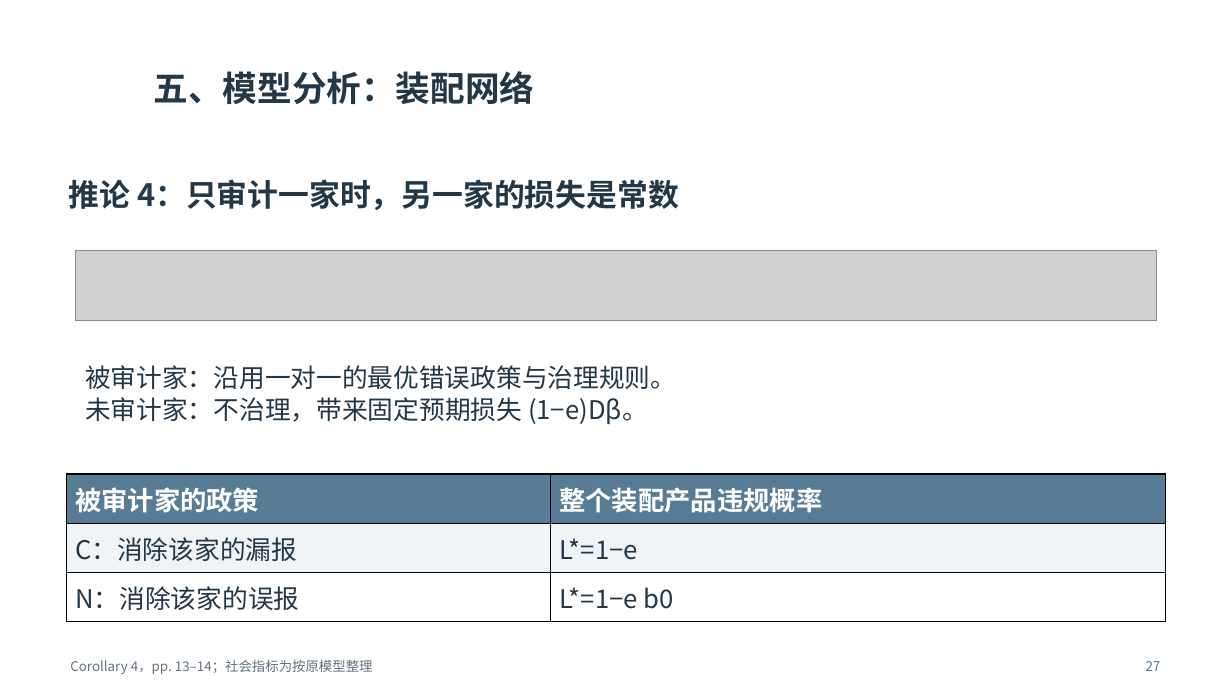
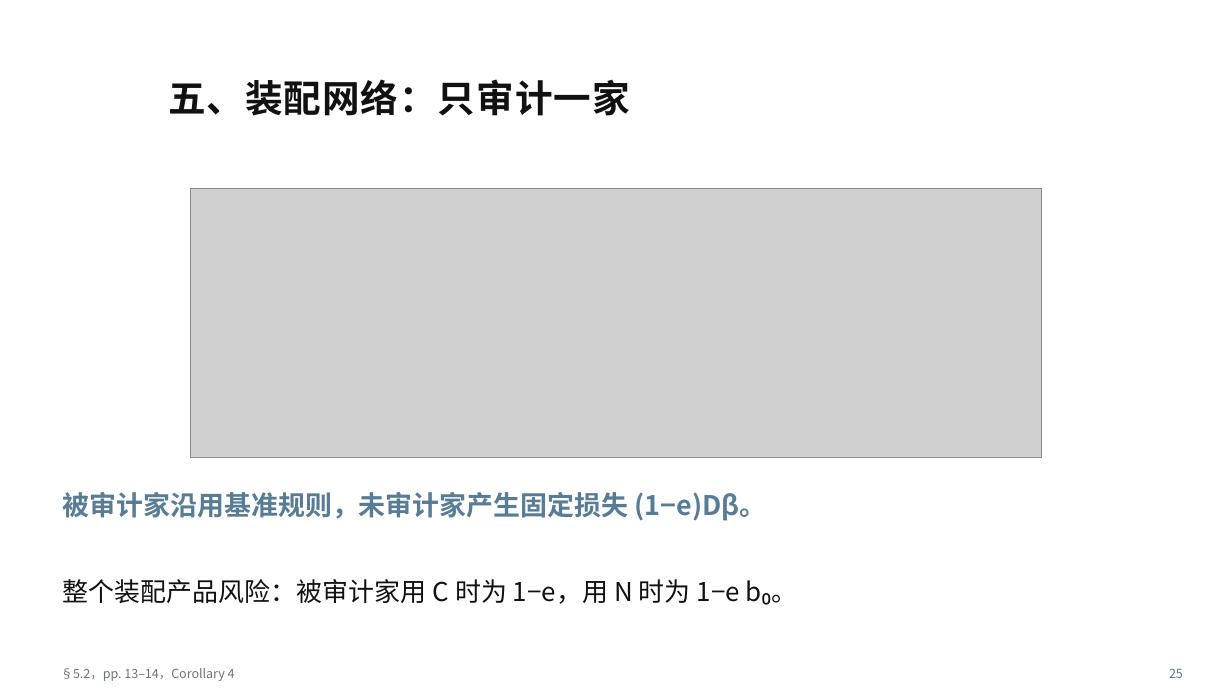
Before and after one commit to shuihongyan7-max/test-codex, a slide deck: slide 25 of 大组会.pptx (slide 27 before the commit). Drawn at 1232x693 pixels with LibreOffice and Linux fonts; fonts in the diff are those of the drawing; grey boxes stand for pictures; background and template pictures are left out. Boxes give left, top, right and bottom in pixels: in the first picture for what was removed or moved away, otherwise in the second. Text is boxed around its words. In the diff, an @@ line names an element or a change of style, - is before the commit and + after.

```diff
--- a/大组会.pptx
+++ b/大组会.pptx
@@ text at [168,79,629,116]: text changed; size 27 to 29.2 pt; text colour #243746 to #111111 @@
-五、模型分析：装配网络
+五、装配网络：只审计一家
@@ text removed at [68,179,679,210] @@
-推论 4：只审计一家时，另一家的损失是常数
@@ picture added at [191,189,1042,457] @@
@@ picture removed at [76,250,1157,321] @@
@@ table removed at [67,474,1165,614], 3 rows, 2 columns @@
-被审计家的政策 | 整个装配产品违规概率
-C：消除该家的漏报 | L*=1−e
-N：消除该家的误报 | L*=1−e b0
@@ text at [62,492,767,521]: text changed; size 20 to 21 pt; text colour #243746 to #587C95; bold on @@
-被审计家：沿用一对一的最优错误政策与治理规则。
-未审计家：不治理，带来固定预期损失 (1−e)Dβ。
+被审计家沿用基准规则，未审计家产生固定损失 (1−e)Dβ。
@@ text added at [62,579,797,605], 20.2 pt, text #111111 @@
+整个装配产品风险：被审计家用 C 时为 1−e，用 N 时为 1−e b₀。
@@ text at [61,668,235,681]: text changed; size 10.4 to 9.8 pt; text colour #627281 to #6B747A @@
-Corollary 4，pp. 13–14；社会指标为按原模型整理
+§5.2，pp. 13–14，Corollary 4
@@ text removed at [1146,661,1161,671] @@
-27
@@ text added at [1169,668,1183,678], 9.8 pt, text #587C95 @@
+25
```
Also in this commit, not shown: 17 other slides changed, 25 slides added, 31 slides removed, 1 other file.
